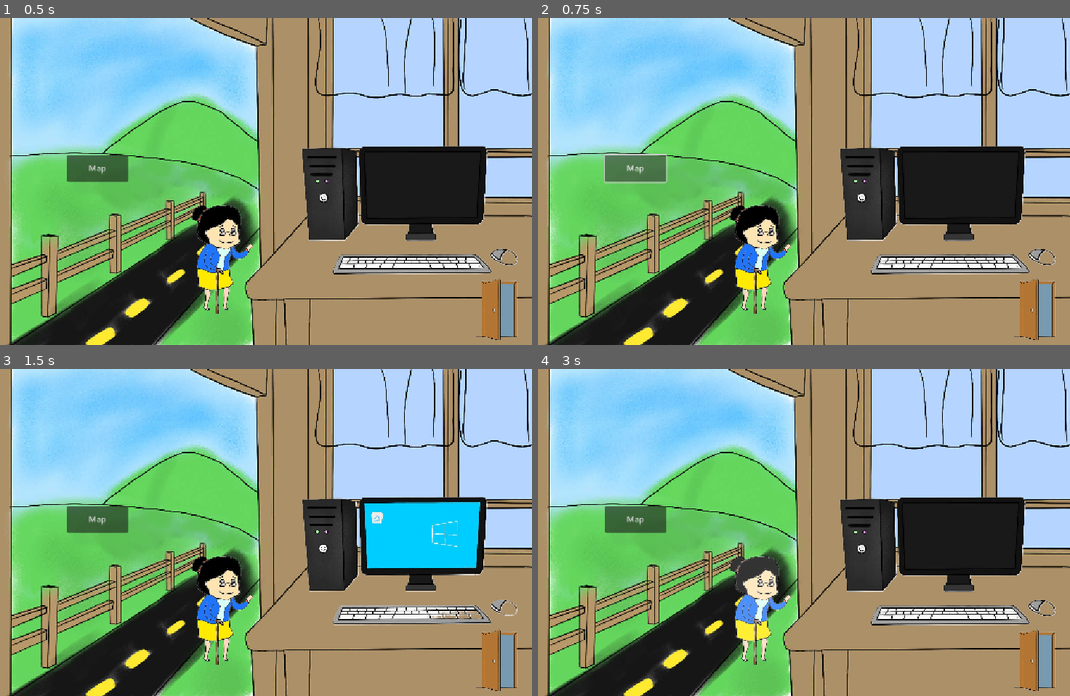
Above: before the commit, frames 1-4 (two rows, left to right).
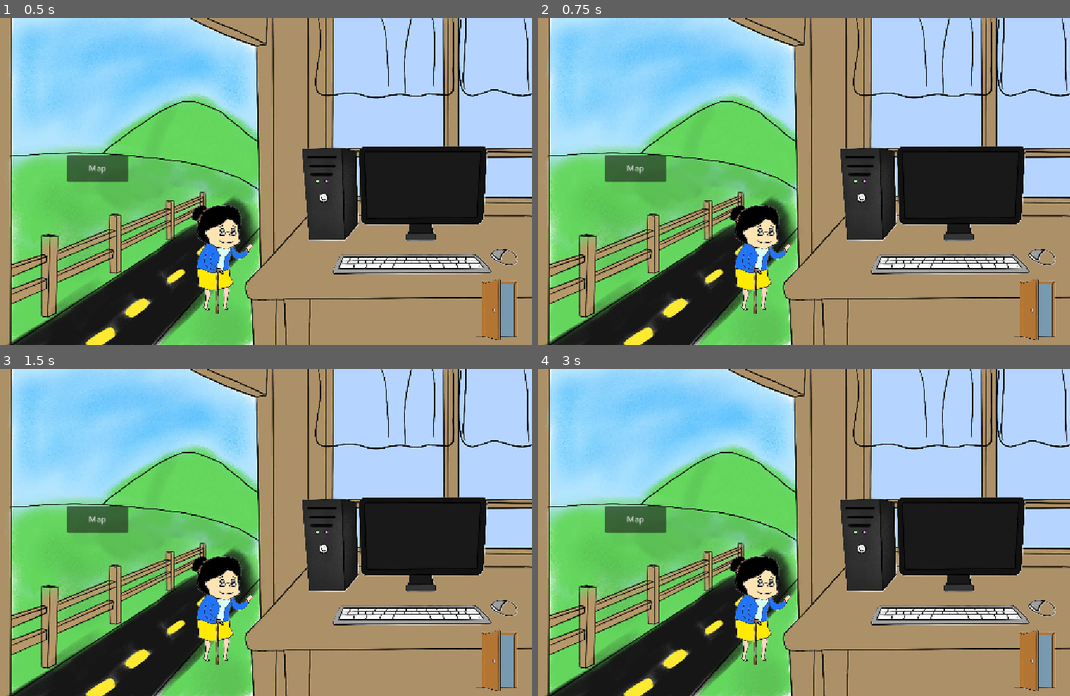
Above: after the commit, the same moments.

Repository: HeHHeyboi/BakChangKhom
Game: Godot game, scene res://Scene/Home.tscn
The game is run twice, just before and just after one commit, with the same random seed, the same clock (stepped at 60 frames per second) and the same inputs. The project has no main scene, so this scene is started directly.
Inputs (mouse positions are in pixels of both pictures, inside the frame that each line leads up to):
- Up to frame 1 (0.5 s): no input
- Up to frame 2 (0.75 s): click "Map" at 0.5 s
- Up to frame 3 (1.5 s): click (409, 558) at 1.25 s
- Up to frame 4 (3 s): click (1032, 660) at 2 s; click (761, 607) at 2.75 s

Frame 1 is identical in both runs. In frame 2, 0.2% of the frame differs, in the area x 12-25%, y 41-51%; in frame 3, 5.7%, in the area x 56-98%, y 39-79%; in frame 4, 1.4%.

Commit message:
Minigame now click 15 time to pass

Diff:
--- a/Scene/Global.tscn
+++ b/Scene/Global.tscn
@@ -2,7 +2,7 @@
 
 [ext_resource type="Script" uid="uid://dckx3i78ijukx" path="res://Scripts/global.gd" id="1_lwo08"]
 [ext_resource type="Texture2D" uid="uid://dq5jqn8qpy53p" path="res://Assets/CharacterSprite/Idle.png" id="2_fsv5w"]
-[ext_resource type="Texture2D" uid="uid://c2vanpq7fk8qd" path="res://Assets/CharacterSprite/พื้นหลัง dfcb4696-4ccc-4978-8a1d-50080af4b8ca ถูกเอาออก.png" id="3_vhnd1"]
+[ext_resource type="Texture2D" uid="uid://c2vanpq7fk8qd" path="res://Assets/CharacterSprite/GrandmaNormal.png" id="3_vhnd1"]
 
 [node name="Global" type="Node2D"]
 scale = Vector2(0.998061, 0.994891)
--- a/Scene/Home.tscn
+++ b/Scene/Home.tscn
@@ -4,7 +4,7 @@
 [ext_resource type="Texture2D" uid="uid://547gtgdpt7to" path="res://Assets/Home/pc_down.png" id="2_1fhy5"]
 [ext_resource type="Texture2D" uid="uid://dlvbr2ai1w71k" path="res://Assets/Home/pc_up.png" id="3_1fhy5"]
 [ext_resource type="Texture2D" uid="uid://c5ou3sav10i66" path="res://Assets/Home/door.png" id="3_2laig"]
-[ext_resource type="Texture2D" uid="uid://c2vanpq7fk8qd" path="res://Assets/CharacterSprite/พื้นหลัง dfcb4696-4ccc-4978-8a1d-50080af4b8ca ถูกเอาออก.png" id="4_2laig"]
+[ext_resource type="Texture2D" uid="uid://c2vanpq7fk8qd" path="res://Assets/CharacterSprite/GrandmaNormal.png" id="4_2laig"]
 [ext_resource type="Texture2D" uid="uid://b52s4tlqgsvrn" path="res://Assets/Home/doorHighlight.png" id="5_kxrpy"]
 [ext_resource type="Texture2D" uid="uid://bf5v5byfa0ih2" path="res://Assets/CharacterSprite/GradmaHighlight.png" id="7_4rgag"]
 
@@ -71,3 +71,9 @@
 texture_normal = ExtResource("4_2laig")
 texture_hover = ExtResource("7_4rgag")
 metadata/_edit_lock_ = true
+
+[node name="Map" type="Control" parent="."]
+layout_mode = 1
+anchors_preset = 15
+anchor_right = 1.0
+anchor_bottom = 1.0
--- a/Scene/SimpleNPC.tscn
+++ b/Scene/SimpleNPC.tscn
@@ -1,7 +1,7 @@
 [gd_scene load_steps=5 format=3 uid="uid://dlkgqk55eh46n"]
 
 [ext_resource type="Script" uid="uid://chp8hsqmxbpb3" path="res://Scripts/simple_npc.gd" id="1_6na30"]
-[ext_resource type="Texture2D" uid="uid://c2vanpq7fk8qd" path="res://Assets/CharacterSprite/พื้นหลัง dfcb4696-4ccc-4978-8a1d-50080af4b8ca ถูกเอาออก.png" id="2_641i6"]
+[ext_resource type="Texture2D" uid="uid://c2vanpq7fk8qd" path="res://Assets/CharacterSprite/GrandmaNormal.png" id="2_641i6"]
 
 [sub_resource type="RectangleShape2D" id="RectangleShape2D_sfnd0"]
 size = Vector2(438, 450)
--- a/Scripts/MiniGame/MiniGame1.gd
+++ b/Scripts/MiniGame/MiniGame1.gd
@@ -10,7 +10,13 @@
 var moving = true
 var goalPos
 var curPos
+var clikTime = 0
 var t = 1.0
+var RamIMG = [
+	load("res://Assets/MiniGame/ramSligtDirty.png"), load("res://Assets/MiniGame/ram.png")
+]
+
+enum RamStatus { BETTER = 10, CLEAN = 15 }
 
 
 func _ready() -> void:
@@ -28,6 +34,12 @@
 			moving = false
 		eraser.position = curPos.lerp(goalPos, t)
 
+	match clikTime:
+		RamStatus.BETTER:
+			ram.texture = RamIMG[0]
+		RamStatus.CLEAN:
+			ram.texture = RamIMG[1]
+
 
 func _on_button_pressed() -> void:
 	if moveRight:
@@ -39,4 +51,5 @@
 	t = 1.0 - t
 	moveRight = !moveRight
 	moving = true
-	pass
+
+	clikTime += 1
--- a/project.godot
+++ b/project.godot
@@ -21,7 +21,6 @@
 
 [display]
 
-window/size/mode=2
 window/stretch/mode="canvas_items"
 
 [dotnet]
Renamed: Assets/CharacterSprite/พื้นหลัง dfcb4696-4ccc-4978-8a1d-50080af4b8ca ถูกเอาออก.png -> Assets/CharacterSprite/GrandmaNormal.png
Not shown, changed: Assets/CharacterSprite/GrandmaNormal.png.import
